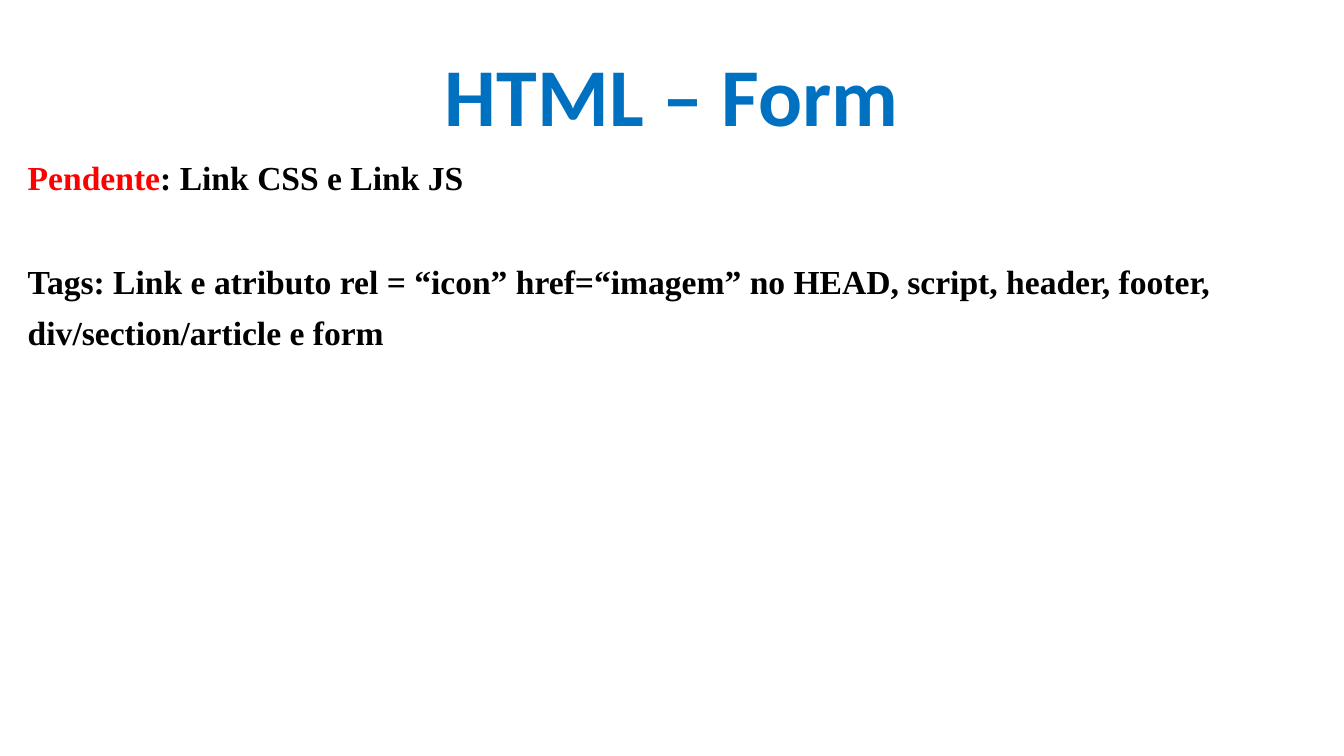
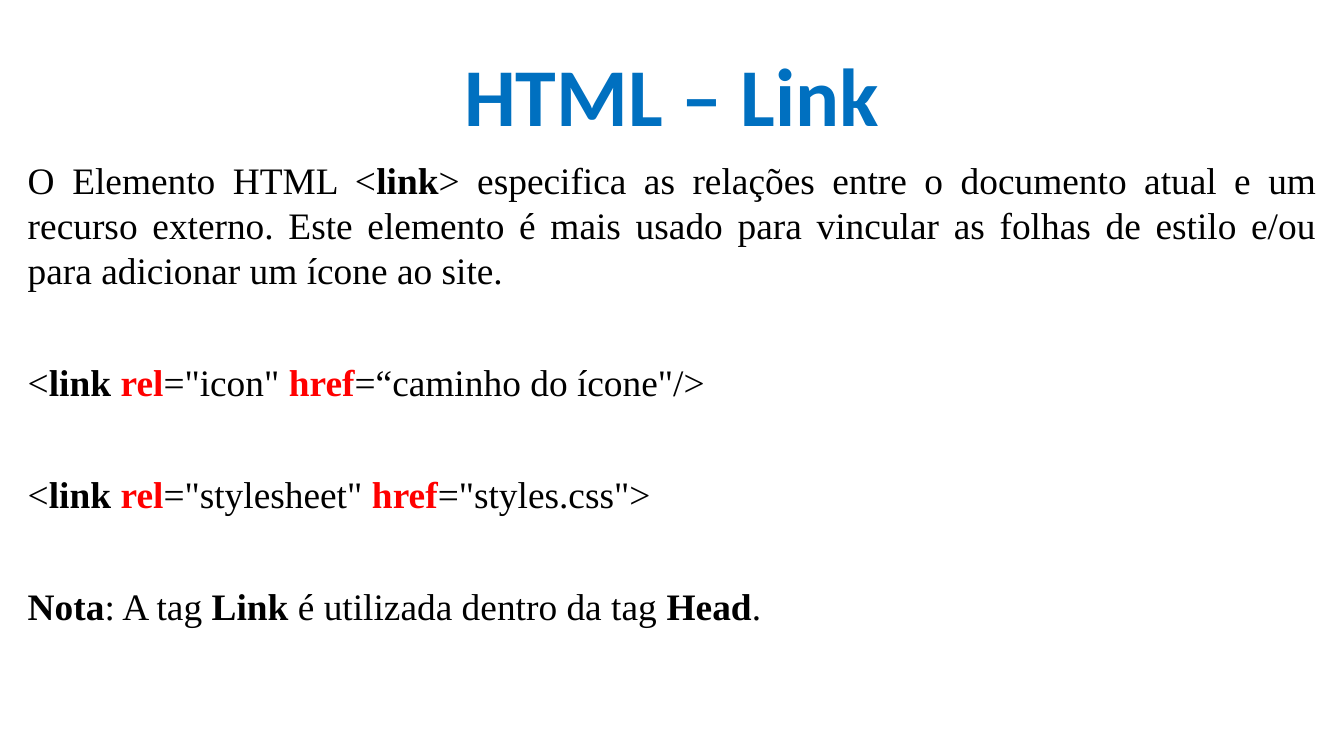
Before and after one commit to CloudEducationBrazil/WydenDesenvolvimentoWebPHP, a slide deck: slide 19 of 01 Classes/Aula 04 Desenvolvimento Web - HTML.pptx. Drawn at 1344x756 pixels with LibreOffice and Linux fonts; fonts in the diff are those of the drawing; background and template pictures are left out. Boxes give left, top, right and bottom in pixels: in the first picture for what was removed or moved away, otherwise in the second. Text is boxed around its words. In the diff, an @@ line names an element or a change of style, - is before the commit and + after.

Commit message:
Atuazliação Aula HTML

```diff
--- a/01 Classes/Aula 04 Desenvolvimento Web - HTML.pptx
+++ b/01 Classes/Aula 04 Desenvolvimento Web - HTML.pptx
@@ title at bbox=[464, 68, 879, 126]: text changed @@
-HTML – Form
+HTML – Link
@@ text at bbox=[28, 167, 1316, 627]: text changed; size 18 to 20 pt; bold off @@
-Pendente: Link CSS e Link JS
-Tags: Link e atributo rel = “icon” href=“imagem” no HEAD, script, header, footer,
-div/section/article e form
+O Elemento HTML <link> especifica as relações entre o documento atual e um recurso externo. Este elemento é mais usado para vincular as folhas de estilo e/ou para adicionar um ícone ao site.
+<link rel="icon" href=“caminho do ícone"/>
+<link rel="stylesheet" href="styles.css">
+Nota: A tag Link é utilizada dentro da tag Head.
```
Also in this commit, not shown: 10 other slides changed, 22 slides added.
